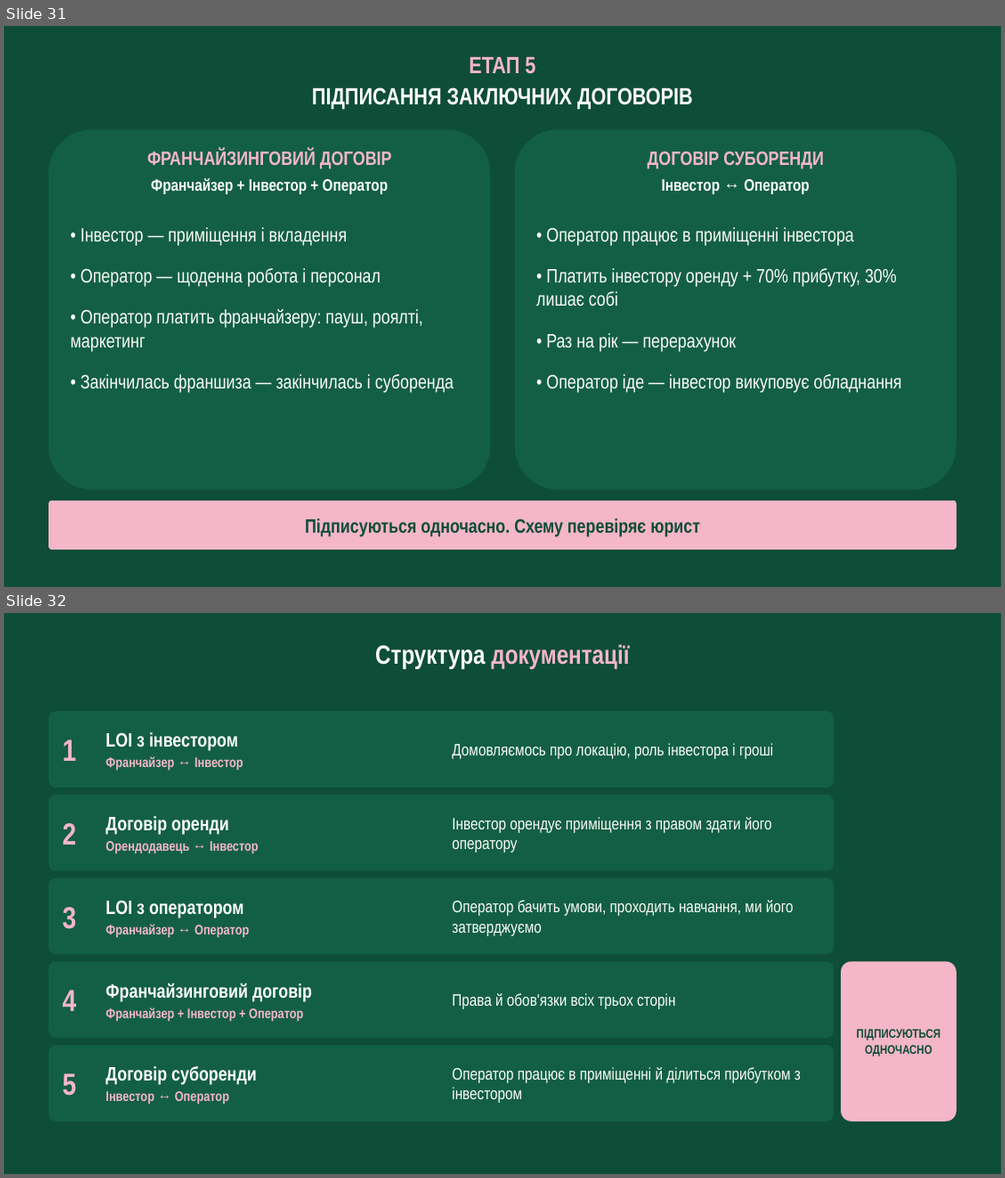
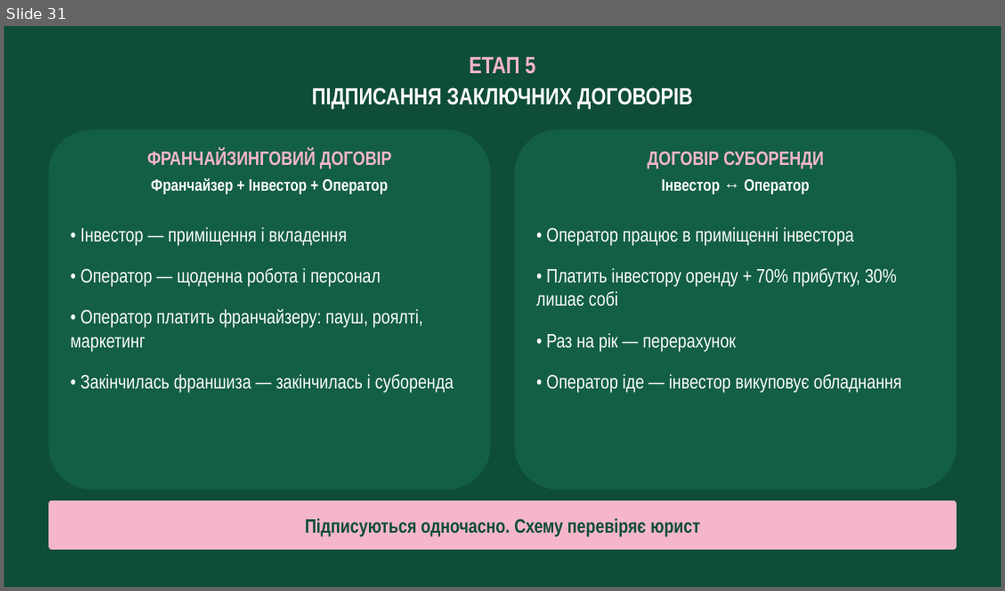
Before and after one commit to denfidiriv-cmyk/xcrypto, a slide deck: presentation_latest.pptx. Shown one above the other, each under a label of ours: slides 31 and 32 before the commit, slide 31 after it. The pictures are 1005x1178 and 1005x591 pixels, drawn with LibreOffice and Linux fonts; fonts in the diff are those of the drawing. Boxes give left, top, right and bottom in pixels: in the first picture for what was removed or moved away, otherwise in the second. Text is boxed around its words. In the diff, an @@ line names an element or a change of style, - is before the commit and + after.

```diff
--- a/presentation_latest.pptx
+++ b/presentation_latest.pptx
@@ slide 32 removed at <box>4,613,1001,1174</box>, background #0E4D38 @@
@@ text removed at <box>375,644,629,668</box> @@
-Структура документації
@@ rounded rectangle removed at <box>48,711,833,787</box> @@
@@ text removed at <box>63,739,77,761</box> @@
-1
@@ text removed at <box>105,732,243,771</box> @@
-LOI з інвестором
-Франчайзер ↔ Інвестор
@@ text removed at <box>452,743,773,759</box> @@
-Домовляємось про локацію, роль інвестора і гроші
@@ rounded rectangle removed at <box>48,795,833,871</box> @@
@@ text removed at <box>63,823,77,844</box> @@
-2
@@ text removed at <box>105,816,259,854</box> @@
-Договір оренди
-Орендодавець ↔ Інвестор
@@ text removed at <box>452,817,772,852</box> @@
-Інвестор орендує приміщення з правом здати його оператору
@@ rounded rectangle removed at <box>48,877,833,954</box> @@
@@ text removed at <box>105,900,249,938</box> @@
-LOI з оператором
-Франчайзер ↔ Оператор
@@ text removed at <box>452,900,793,936</box> @@
-Оператор бачить умови, проходить навчання, ми його затверджуємо
@@ text removed at <box>63,907,77,929</box> @@
-3
@@ rounded rectangle removed at <box>48,961,833,1038</box> @@
@@ text removed at <box>105,982,312,1022</box> @@
-Франчайзинговий договір
-Франчайзер + Інвестор + Оператор
@@ rounded rectangle removed at <box>841,961,956,1121</box> @@
@@ text removed at <box>63,989,77,1011</box> @@
-4
@@ text removed at <box>452,993,675,1009</box> @@
-Права й обов'язки всіх трьох сторін
@@ text removed at <box>857,1029,940,1056</box> @@
-ПІДПИСУЮТЬСЯ
-ОДНОЧАСНО
@@ rounded rectangle removed at <box>48,1045,833,1121</box> @@
@@ text removed at <box>105,1066,257,1104</box> @@
-Договір суборенди
-Інвестор ↔ Оператор
@@ text removed at <box>63,1073,77,1095</box> @@
-5
@@ text removed at <box>452,1067,801,1103</box> @@
-Оператор працює в приміщенні й ділиться прибутком з інвестором
```
Also in this commit, not shown: 1 slide changed.
